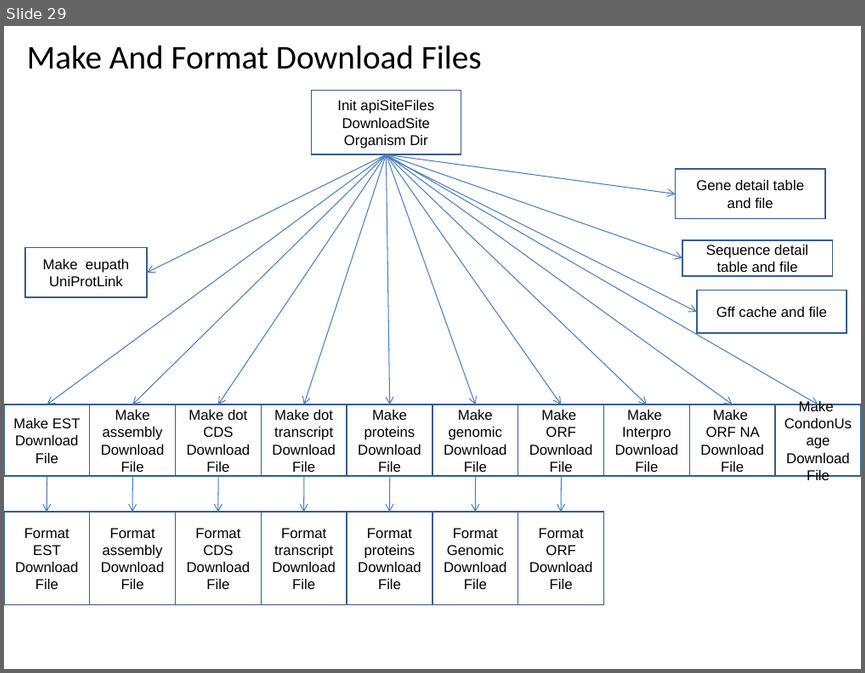
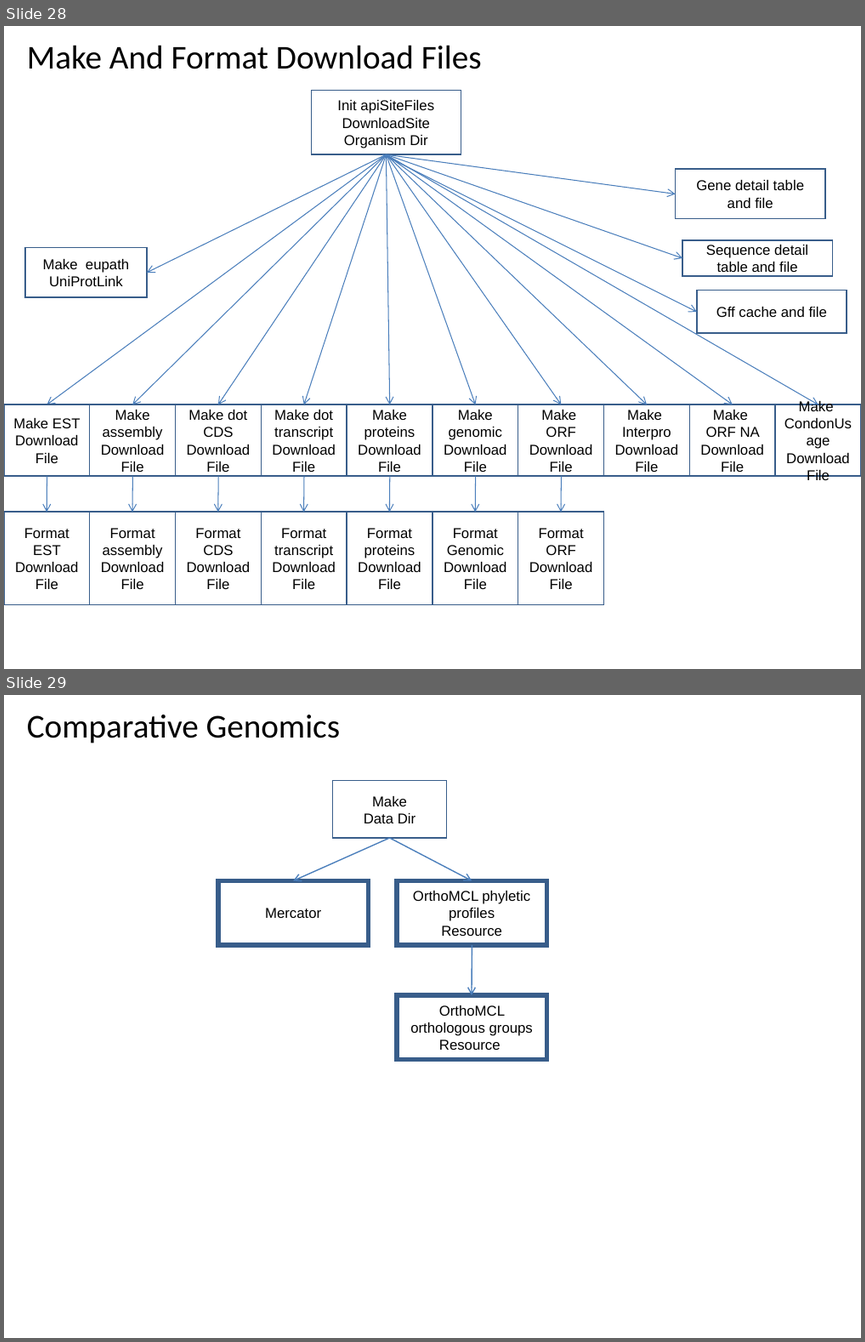
Before and after one commit to VEuPathDB/ApiCommonWorkflow, a slide deck: Main/doc/IntegratedWorkflow.ppt. Shown one above the other, each under a label of ours: slide 29 before the commit, slides 28 and 29 after it. The pictures are 865x673 and 865x1342 pixels, drawn with LibreOffice and Linux fonts; fonts in the diff are those of the drawing. Boxes give left, top, right and bottom in pixels: in the first picture for what was removed or moved away, otherwise in the second. Text is boxed around its words. In the diff, an @@ line names an element or a change of style, - is before the commit and + after.

```diff
--- a/Main/doc/IntegratedWorkflow.ppt
+++ b/Main/doc/IntegratedWorkflow.ppt
@@ slide 29 added at (x1=4, y1=695, x2=861, y2=1338), background #FFFFFF @@
@@ title added at (x1=27, y1=715, x2=341, y2=743), 28 pt, text #000000 @@
+Comparative Genomics
@@ rectangle added at (x1=332, y1=781, x2=446, y2=838), fill #FFFFFF, outline #385D8A 0.99 pt, 12 pt, text #000000 @@
+Make
+Data Dir
@@ arrow added from (390, 838) to (293, 881), #4A7EBB 0.99 pt @@
@@ arrow added from (390, 838) to (472, 881), #4A7EBB 0.99 pt @@
@@ rectangle added at (x1=218, y1=881, x2=368, y2=945), outline #385D8A 4 pt, 12 pt, text #000000 @@
+Mercator
@@ rectangle added at (x1=397, y1=881, x2=546, y2=945), outline #385D8A 4 pt, 12 pt, text #000000 @@
+OrthoMCL phyletic profiles
+Resource
@@ arrow added from (472, 945) to (472, 995), #4A7EBB 0.99 pt @@
@@ rectangle added at (x1=397, y1=995, x2=546, y2=1059), outline #385D8A 4 pt, 12 pt, text #000000 @@
+OrthoMCL orthologous groups
+Resource
@@ what was slide 29 is now slide 28 @@
```
Also in this commit, not shown: 9 slides changed, 2 slides removed.
